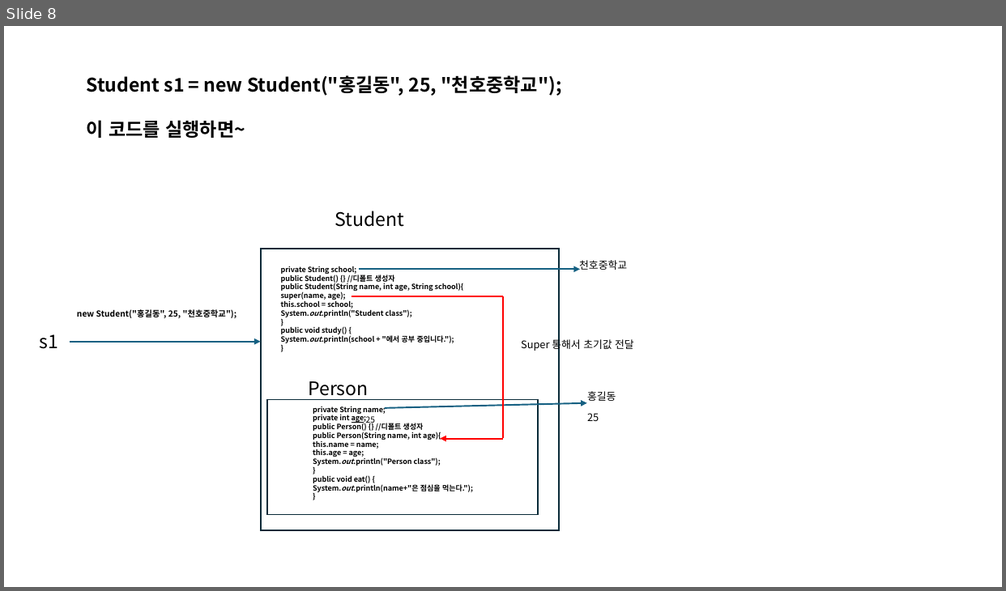
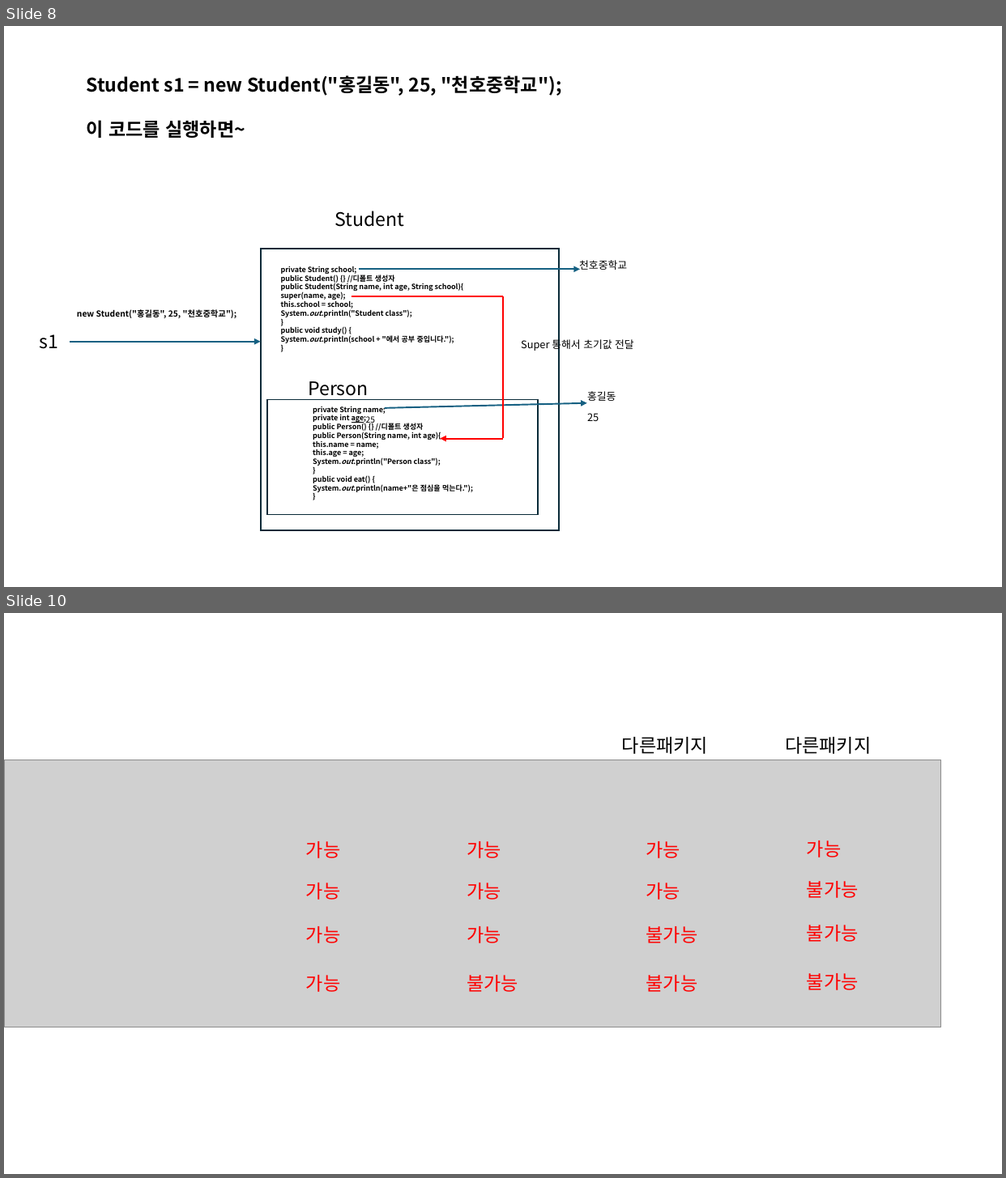
Before and after one commit to sinaboro/Java_20251020, a slide deck: java수업.pptm. Shown one above the other, each under a label of ours: slide 8 before the commit, slides 8 and 10 after it; the slides between them are not shown. The pictures are 1006x591 and 1006x1178 pixels, drawn with LibreOffice and Linux fonts; fonts in the diff are those of the drawing; grey boxes stand for pictures. Boxes give left, top, right and bottom in pixels: in the first picture for what was removed or moved away, otherwise in the second. Text is boxed around its words. In the diff, an @@ line names an element or a change of style, - is before the commit and + after.

```diff
--- a/java수업.pptm
+++ b/java수업.pptm
@@ slide 10 added at box(4, 613, 1002, 1174), background #FFFFFF @@
@@ text added at box(622, 737, 708, 754), 18 pt, text #000000 @@
+다른패키지
@@ text added at box(785, 737, 871, 754), 18 pt, text #000000 @@
+다른패키지
@@ picture added at box(4, 760, 940, 1027) @@
@@ text added at box(306, 841, 341, 858), 18 pt, text #FF0000 @@
+가능
@@ text added at box(467, 841, 501, 858), 18 pt, text #FF0000 @@
+가능
@@ text added at box(646, 841, 681, 858), 18 pt, text #FF0000 @@
+가능
@@ text added at box(807, 841, 842, 858), 18 pt, text #FF0000 @@
+가능
@@ text added at box(306, 883, 341, 900), 18 pt, text #FF0000 @@
+가능
@@ text added at box(467, 883, 501, 900), 18 pt, text #FF0000 @@
+가능
@@ text added at box(646, 883, 681, 900), 18 pt, text #FF0000 @@
+가능
@@ text added at box(807, 881, 859, 898), 18 pt, text #FF0000 @@
+불가능
@@ text added at box(306, 926, 341, 943), 18 pt, text #FF0000 @@
+가능
@@ text added at box(467, 926, 501, 943), 18 pt, text #FF0000 @@
+가능
@@ text added at box(646, 926, 698, 943), 18 pt, text #FF0000 @@
+불가능
@@ text added at box(807, 925, 859, 942), 18 pt, text #FF0000 @@
+불가능
@@ text added at box(306, 975, 341, 992), 18 pt, text #FF0000 @@
+가능
@@ text added at box(467, 975, 518, 992), 18 pt, text #FF0000 @@
+불가능
@@ text added at box(646, 975, 698, 992), 18 pt, text #FF0000 @@
+불가능
@@ text added at box(807, 973, 859, 990), 18 pt, text #FF0000 @@
+불가능
```
Also in this commit, not shown: 1 slide changed, 4 other files.
